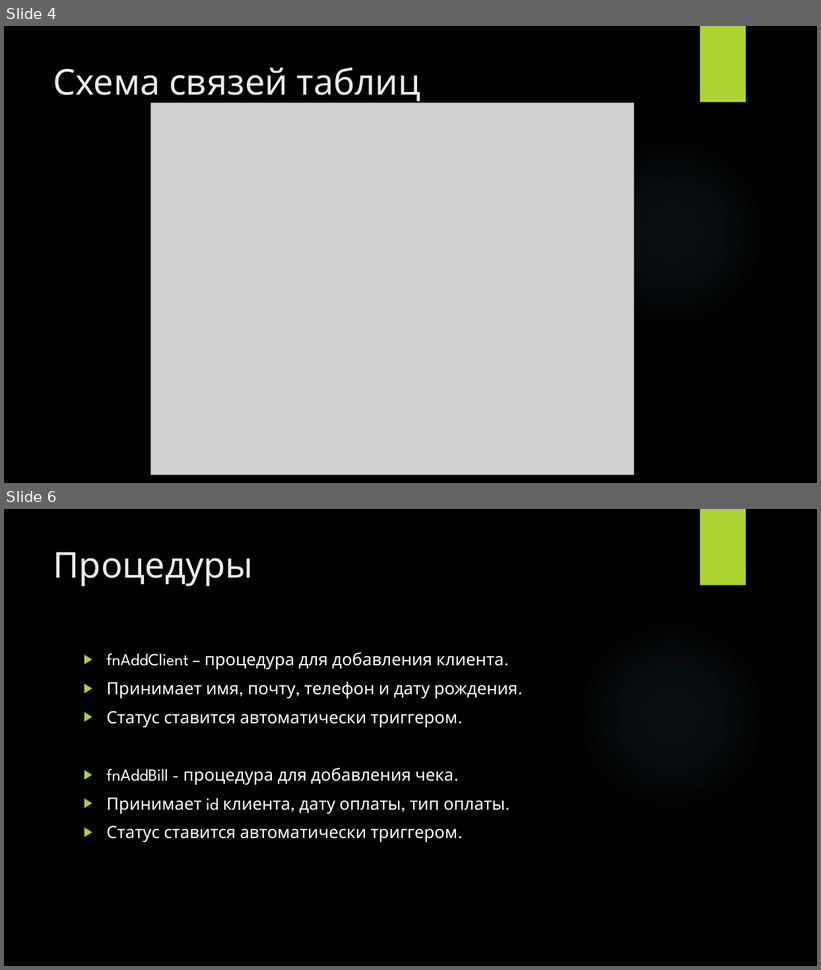
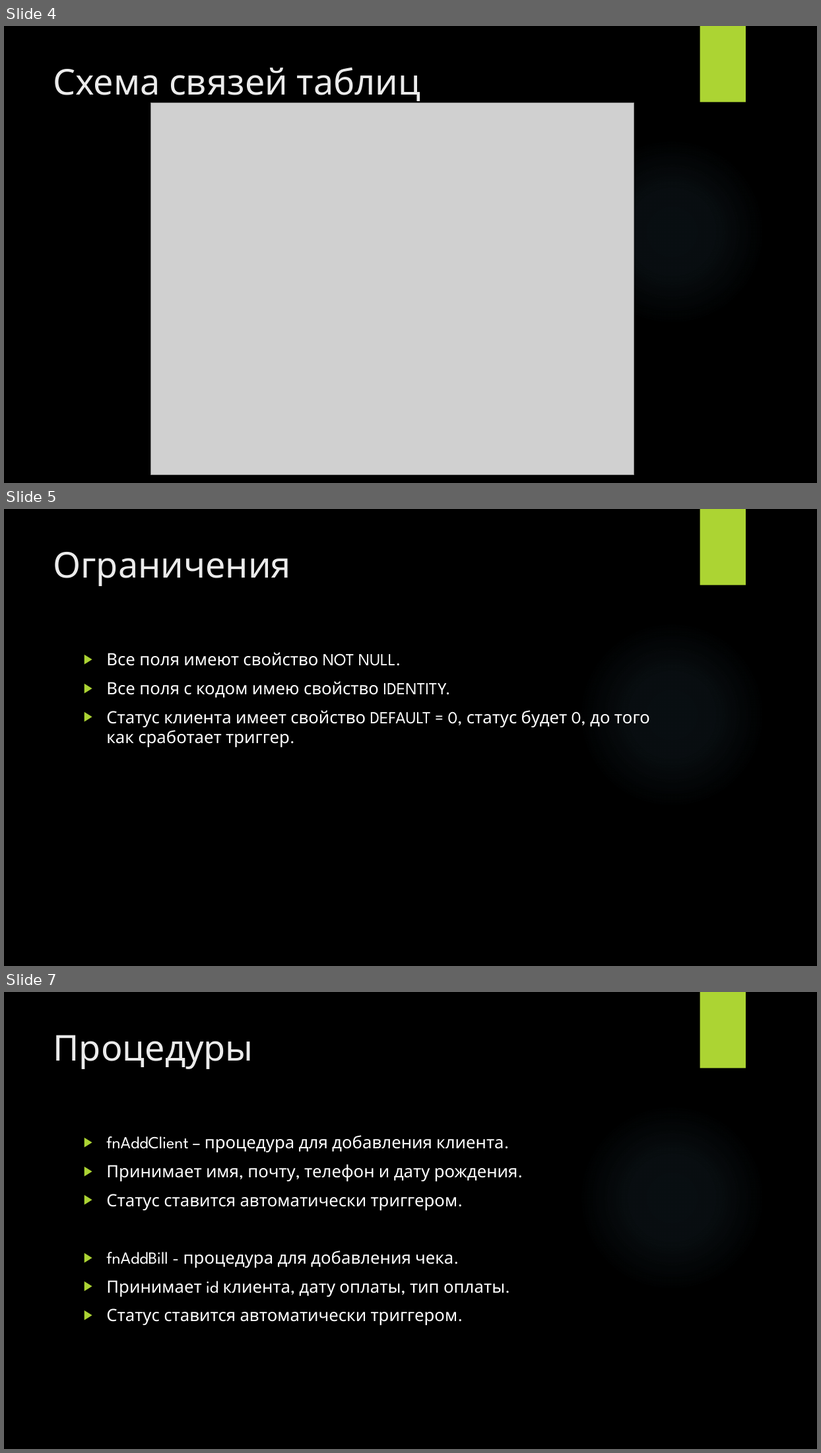
Before and after one commit to DJDims/Cafe-bar-project, a slide deck: CafeBar.pptx. Shown one above the other, each under a label of ours: slides 4 and 6 before the commit, slides 4, 5 and 7 after it; the slides between them are not shown. The pictures are 821x970 and 821x1453 pixels, drawn with LibreOffice and Linux fonts; fonts in the diff are those of the drawing; grey boxes stand for pictures; background and template pictures are left out. Boxes give left, top, right and bottom in pixels: in the first picture for what was removed or moved away, otherwise in the second. Text is boxed around its words. In the diff, an @@ line names an element or a change of style, - is before the commit and + after.

```diff
--- a/CafeBar.pptx
+++ b/CafeBar.pptx
@@ slide 5 added at box(4, 509, 817, 966), background picture (left out); not listed: 2 template elements that a slide beside it also shows @@
@@ title added at box(54, 552, 291, 586), 42 pt, text #EBEBEB @@
+Ограничения
@@ text added at box(106, 652, 650, 747), 20 pt, text #FFFFFF @@
+▶ Все поля имеют свойство NOT NULL.
+▶ Все поля с кодом имею свойство IDENTITY.
+▶ Статус клиента имеет свойство DEFAULT = 0, статус будет 0, до того как сработает триггер.
@@ what was slide 6 is now slide 7 @@
```
Also in this commit, not shown: 3 slides changed.
